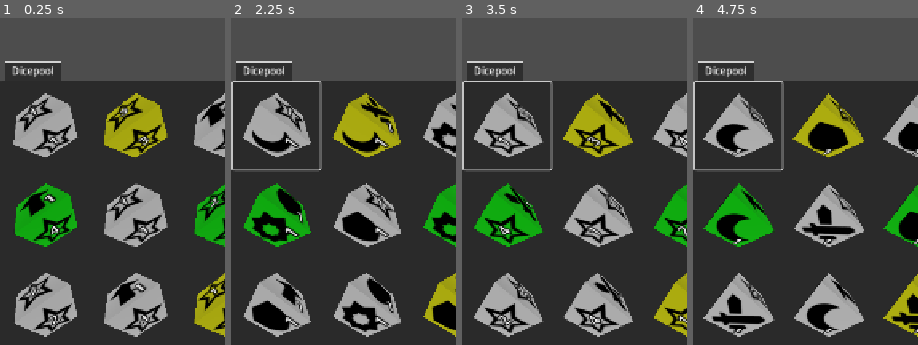
Above: before the commit, frames 1-4 (left to right).
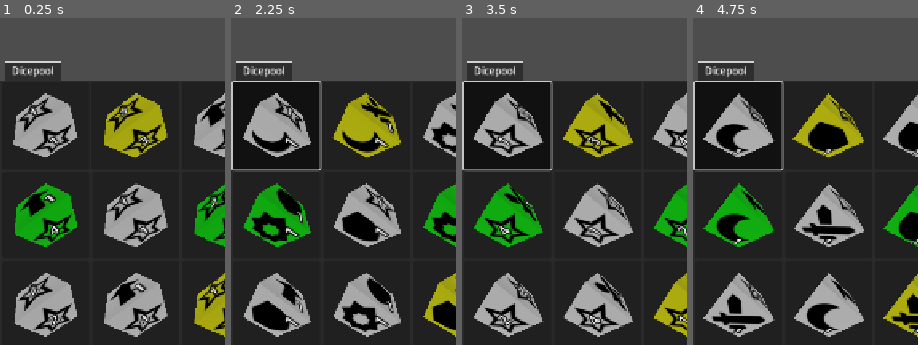
Above: after the commit, the same moments.

Repository: francocurotto/DDMre
Game: Godot game, scene res://test.tscn
The game is run twice, just before and just after one commit, with the same random seed, the same clock (stepped at 60 frames per second) and the same inputs.
Inputs (mouse positions are % of the whole screen's width and height, from its top left):
- Up to frame 1 (0.25 s): no input
- Up to frame 2 (2.25 s): click (10, 66) at 0.52 s; click (10, 66) at 1.27 s; click (10, 66) at 2.02 s
- Up to frame 3 (3.5 s): move the mouse to (72, 33) at 2.77 s
- Up to frame 4 (4.75 s): move the mouse to (30, 45) at 3.52 s; move the mouse to (60, 12) at 4.27 s
The pictures show only the part of the screen within x 0-50%, y 49-99%; the shares and areas given below are measured in that part.

The runs differ from the first frame. In frame 2, 6.4% of the frame differs, in the area x 0-40%, y 19-47%; in frame 3, 6.5%; in frame 4, 6.7%.

Commit message:
dicepool progress

Diff:
--- a/dicepool/dice_button/dice_button.gd
+++ b/dicepool/dice_button/dice_button.gd
@@ -22,3 +22,6 @@
 	button_toggled.emit(toggled_on, self)
 	print("Button toggled (%s)" % toggled_on)
 #endregion
+
+func _on_button_mouse_entered() -> void:
+	%Button.grab_focus()
--- a/dicepool/dice_button/dice_button.tscn
+++ b/dicepool/dice_button/dice_button.tscn
@@ -24,12 +24,15 @@
 theme_override_constants/margin_right = 2
 theme_override_constants/margin_bottom = 2
 
-[node name="Background" type="TextureRect" parent="MarginContainer"]
+[node name="Button" type="Button" parent="MarginContainer"]
+unique_name_in_owner = true
 layout_mode = 2
+toggle_mode = true
 
 [node name="SubViewportContainer" type="SubViewportContainer" parent="MarginContainer"]
 unique_name_in_owner = true
 layout_mode = 2
+mouse_filter = 2
 stretch = true
 
 [node name="SubViewport" type="SubViewport" parent="MarginContainer/SubViewportContainer"]
@@ -60,10 +63,5 @@
 skeleton = NodePath("../../..")
 surface_material_override/0 = SubResource("StandardMaterial3D_aoqbp")
 
-[node name="Button" type="Button" parent="MarginContainer"]
-unique_name_in_owner = true
-layout_mode = 2
-toggle_mode = true
-flat = true
-
+[connection signal="mouse_entered" from="MarginContainer/Button" to="." method="_on_button_mouse_entered"]
 [connection signal="toggled" from="MarginContainer/Button" to="." method="_on_button_toggled"]
